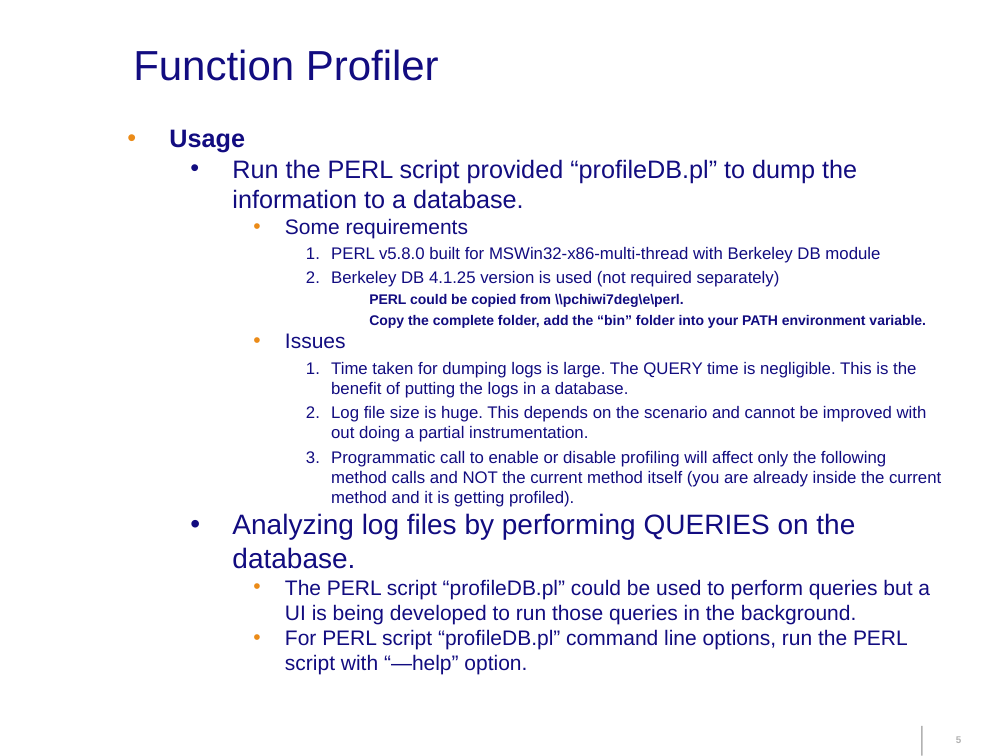
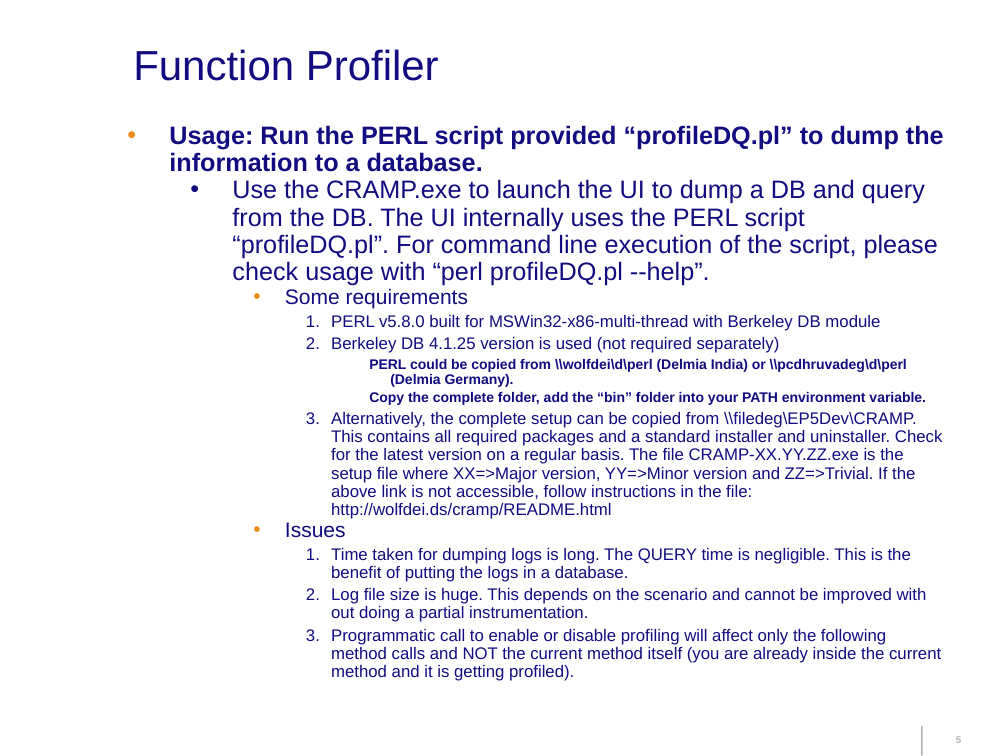
Before and after one commit to 0xdky/cramp, a slide deck: slide 5 of docs/CRAMP.ppt. Drawn at 1008x756 pixels with LibreOffice and Linux fonts; fonts in the diff are those of the drawing; background and template pictures are left out. Boxes give left, top, right and bottom in pixels: in the first picture for what was removed or moved away, otherwise in the second. Text is boxed around its words. In the diff, an @@ line names an element or a change of style, - is before the commit and + after.

```diff
--- a/docs/CRAMP.ppt
+++ b/docs/CRAMP.ppt
@@ text at [169, 125, 944, 286]: text changed @@
-• Usage
-  • Run the PERL script provided “profileDB.pl” to dump the information to a database.
+• Usage: Run the PERL script provided “profileDQ.pl” to dump the information to a database.
+  • Use the CRAMP.exe to launch the UI to dump a DB and query from the DB. The UI internally uses the PERL script “profileDQ.pl”. For command line execution of the script, please check usage with “perl profileDQ.pl --help”.
@@ text at [285, 288, 941, 681]: line spacing 1 to 0.9 @@
@@ text at [369, 359, 907, 387]: text changed @@
-        PERL could be copied from \\pchiwi7deg\e\perl.
+        PERL could be copied from \\wolfdei\d\perl (Delmia India) or \\pcdhruvadeg\d\perl (Delmia Germany).
@@ text at [331, 412, 943, 519]: paragraph added @@
+      3. Alternatively, the complete setup can be copied from \\filedeg\EP5Dev\CRAMP. This contains all required packages and a standard installer and uninstaller. Check for the latest version on a regular basis. The file CRAMP-XX.YY.ZZ.exe is the setup file where XX=>Major version, YY=>Minor version and ZZ=>Trivial. If the above link is not accessible, follow instructions in the file: http://wolfdei.ds/cramp/README.html
@@ text at [232, 513, 930, 675]: paragraphs removed @@
-  • Analyzing log files by performing QUERIES on the database.
-    • The PERL script “profileDB.pl” could be used to perform queries but a UI is being developed to run those queries in the background.
-    • For PERL script “profileDB.pl” command line options, run the PERL script with “—help” option.
@@ text at [331, 548, 911, 582]: text changed @@
-      1. Time taken for dumping logs is large. The QUERY time is negligible. This is the benefit of putting the logs in a database.
+      1. Time taken for dumping logs is long. The QUERY time is negligible. This is the benefit of putting the logs in a database.
```
Also in this commit, not shown: 2 other slides changed, 1 other file.
